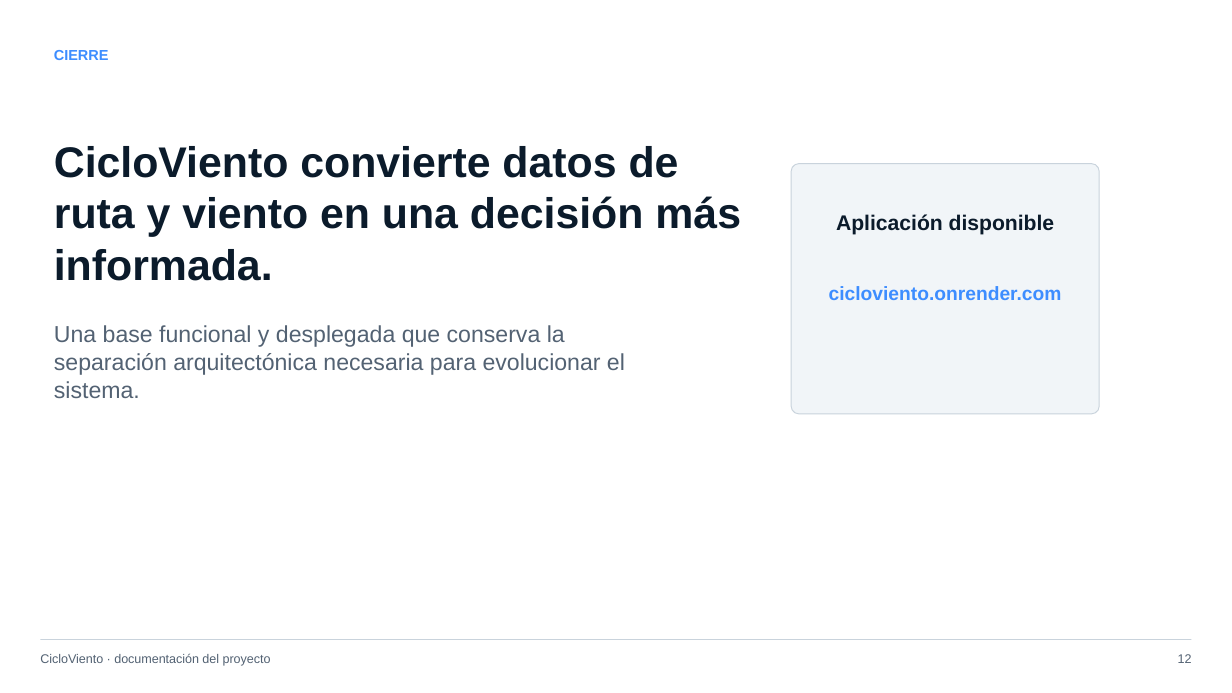
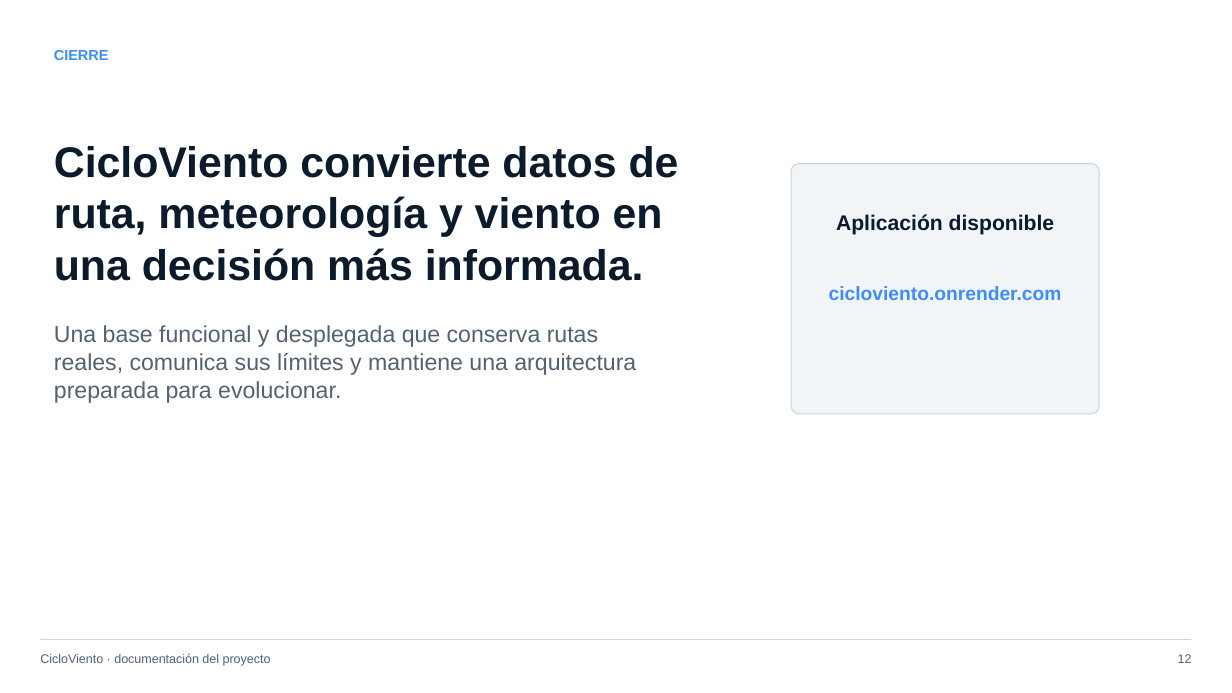
Before and after one commit to FerMacDev/CicloViento, a slide deck: slide 12 of outputs/CicloViento-presentacion-proyecto.pptx. Drawn at 1232x693 pixels with LibreOffice and Linux fonts; fonts in the diff are those of the drawing. Boxes give left, top, right and bottom in pixels: in the first picture for what was removed or moved away, otherwise in the second. Text is boxed around its words. In the diff, an @@ line names an element or a change of style, - is before the commit and + after.

```diff
--- a/outputs/CicloViento-presentacion-proyecto.pptx
+++ b/outputs/CicloViento-presentacion-proyecto.pptx
@@ text at (54,146,679,281): text changed @@
-CicloViento convierte datos de ruta y viento en una decisión más informada.
+CicloViento convierte datos de ruta, meteorología y viento en una decisión más informada.
@@ text at (54,325,636,403): text changed @@
-Una base funcional y desplegada que conserva la separación arquitectónica necesaria para evolucionar el sistema.
+Una base funcional y desplegada que conserva rutas reales, comunica sus límites y mantiene una arquitectura preparada para evolucionar.
```
Also in this commit, not shown: 7 other slides changed.
